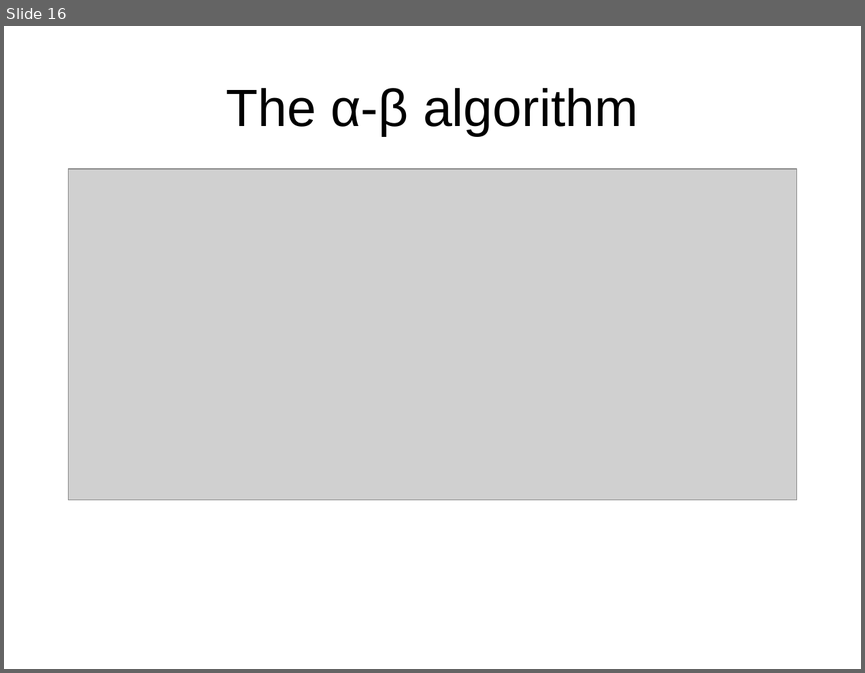
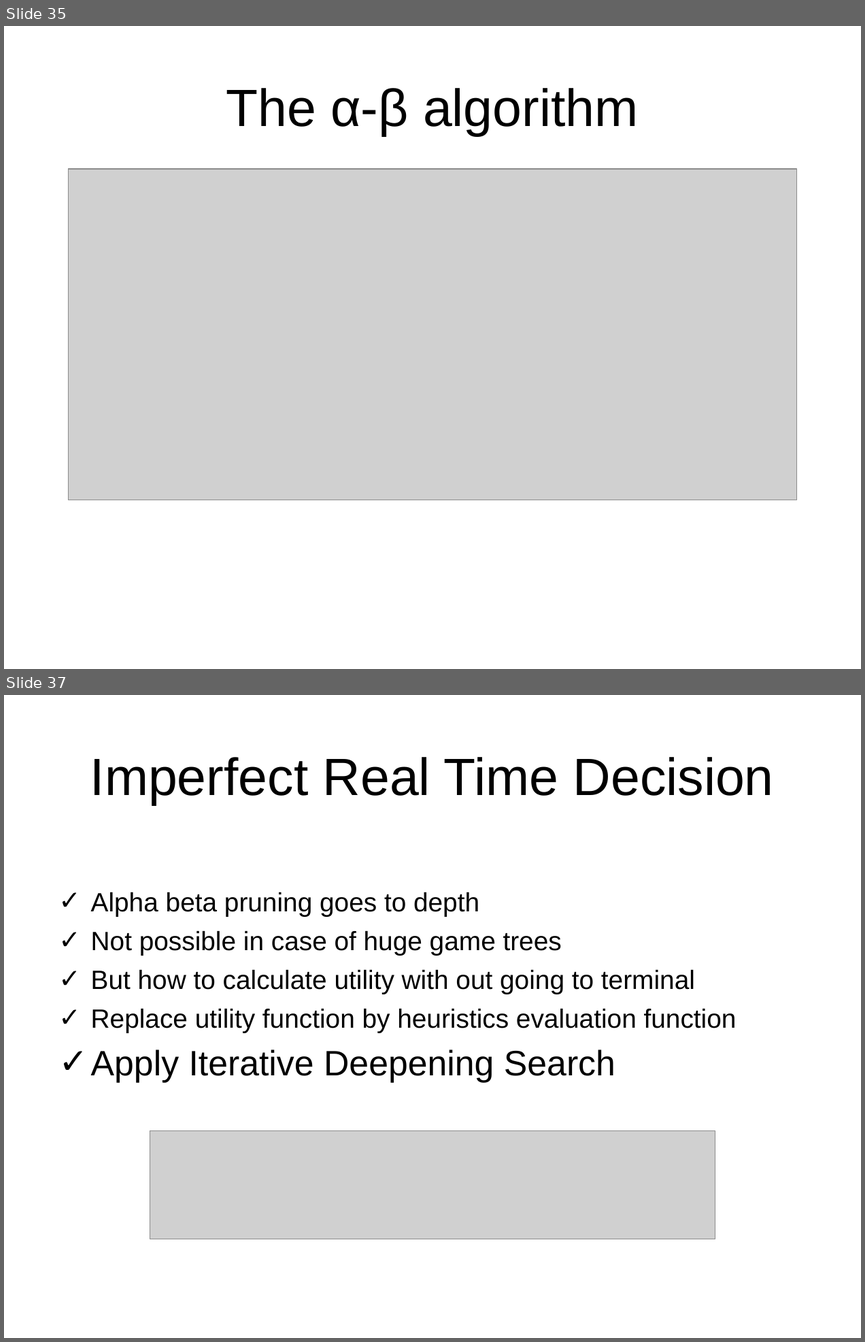
Before and after one commit to Rafi-afridi/Artificial_intelligence, a slide deck: Book slides/m6-game.ppt. Shown one above the other, each under a label of ours: slide 16 before the commit, slides 35 and 37 after it; the slides between them are not shown. The pictures are 865x673 and 865x1342 pixels, drawn with LibreOffice and Linux fonts; fonts in the diff are those of the drawing; grey boxes stand for pictures. Boxes give left, top, right and bottom in pixels: in the first picture for what was removed or moved away, otherwise in the second. Text is boxed around its words. In the diff, an @@ line names an element or a change of style, - is before the commit and + after.

```diff
--- a/Book slides/m6-game.ppt
+++ b/Book slides/m6-game.ppt
@@ slide 37 added at box(4, 695, 861, 1338), background #FFFFFF @@
@@ title added at box(90, 757, 774, 805), 44 pt, text #000000 @@
+Imperfect Real Time Decision
@@ text added at box(91, 892, 736, 1083), 22.2 pt, text #000000 @@
+✓ Alpha beta pruning goes to depth
+✓ Not possible in case of huge game trees
+✓ But how to calculate utility with out going to terminal
+✓ Replace utility function by heuristics evaluation function
+✓ Apply Iterative Deepening Search
@@ picture added at box(150, 1130, 715, 1238) @@
@@ what was slide 16 is now slide 35 @@
```
Also in this commit, not shown: 3 slides changed, 21 other slides added, 15 slides removed, 15 other files.
